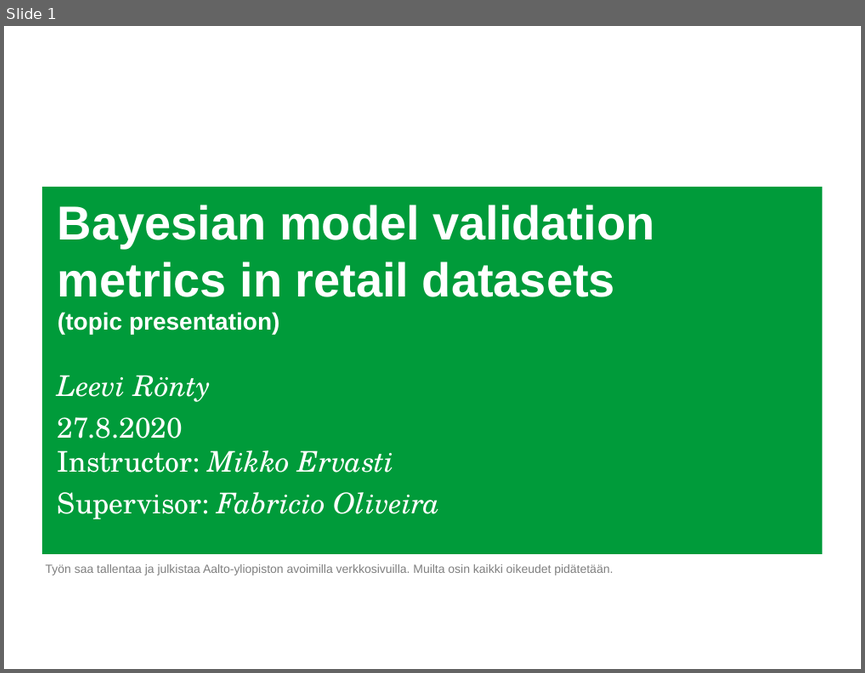
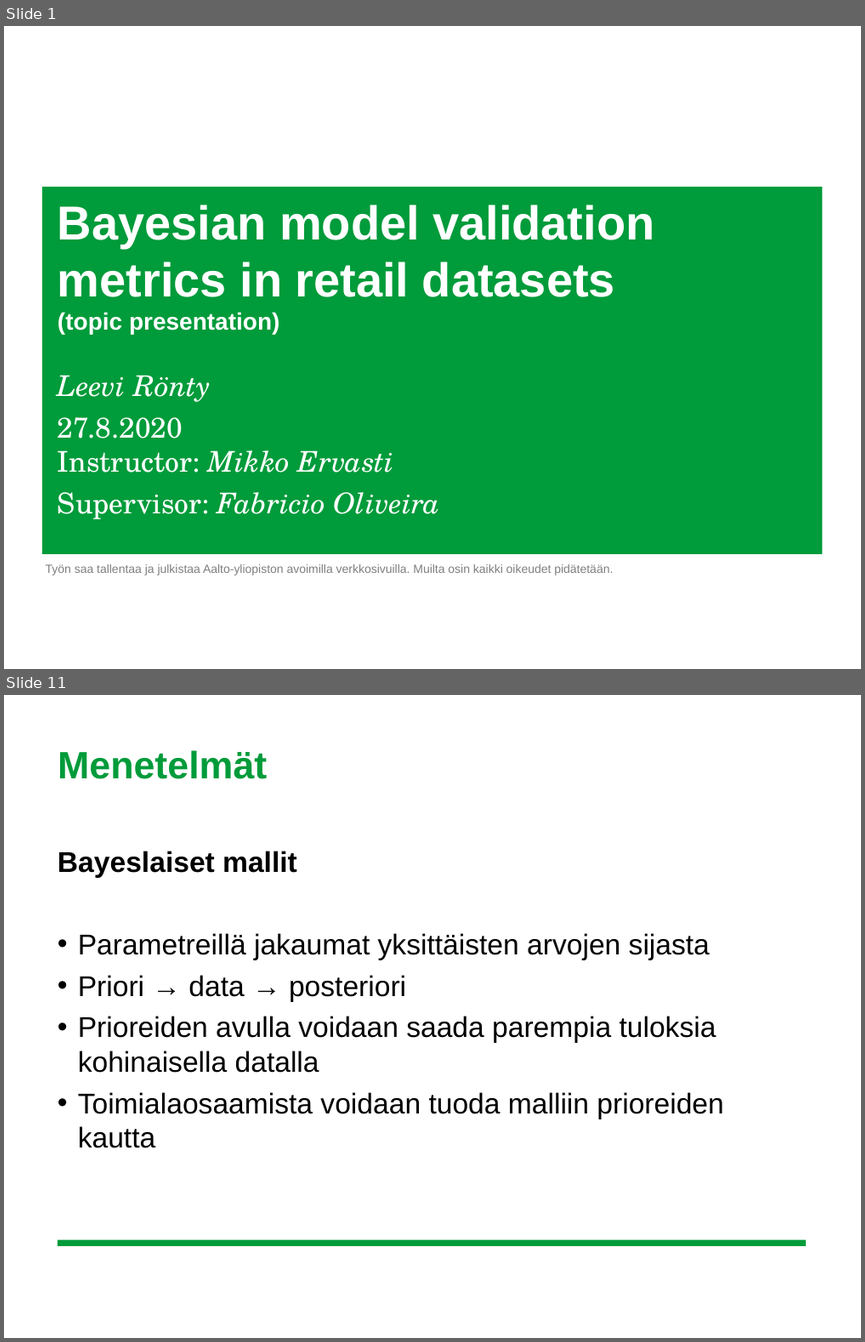
Before and after one commit to leevirontySF/BSC_thesis, a slide deck: aihepresis.ppt. Shown one above the other, each under a label of ours: slide 1 before the commit, slides 1 and 11 after it; the slides between them are not shown. The pictures are 865x673 and 865x1342 pixels, drawn with LibreOffice and Linux fonts; fonts in the diff are those of the drawing; background and template pictures are left out. Boxes give left, top, right and bottom in pixels: in the first picture for what was removed or moved away, otherwise in the second. Text is boxed around its words. In the diff, an @@ line names an element or a change of style, - is before the commit and + after.

```diff
--- a/aihepresis.ppt
+++ b/aihepresis.ppt
@@ slide 11 added at <box>4,695,861,1338</box>, background #FFFFFF @@
@@ title added at <box>58,750,267,779</box>, 32 pt, text #009B3A, bold @@
+Menetelmät
@@ text added at <box>58,851,723,1148</box>, 24 pt, text #000000 @@
+Bayeslaiset mallit
+• Parametreillä jakaumat yksittäisten arvojen sijasta
+• Priori → data → posteriori
+• Prioreiden avulla voidaan saada parempia tuloksia kohinaisella datalla
+• Toimialaosaamista voidaan tuoda malliin prioreiden kautta
@@ rectangle added at <box>58,1240,806,1246</box>, fill #009B3A @@
```
Also in this commit, not shown: 8 slides changed, 6 other slides added, 2 slides removed.
